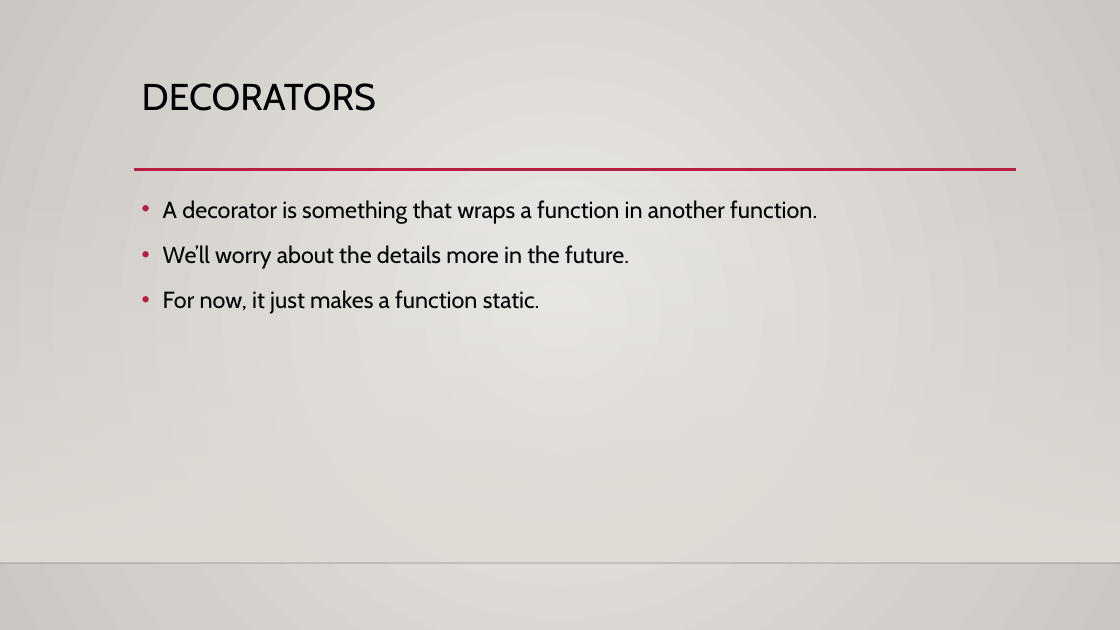
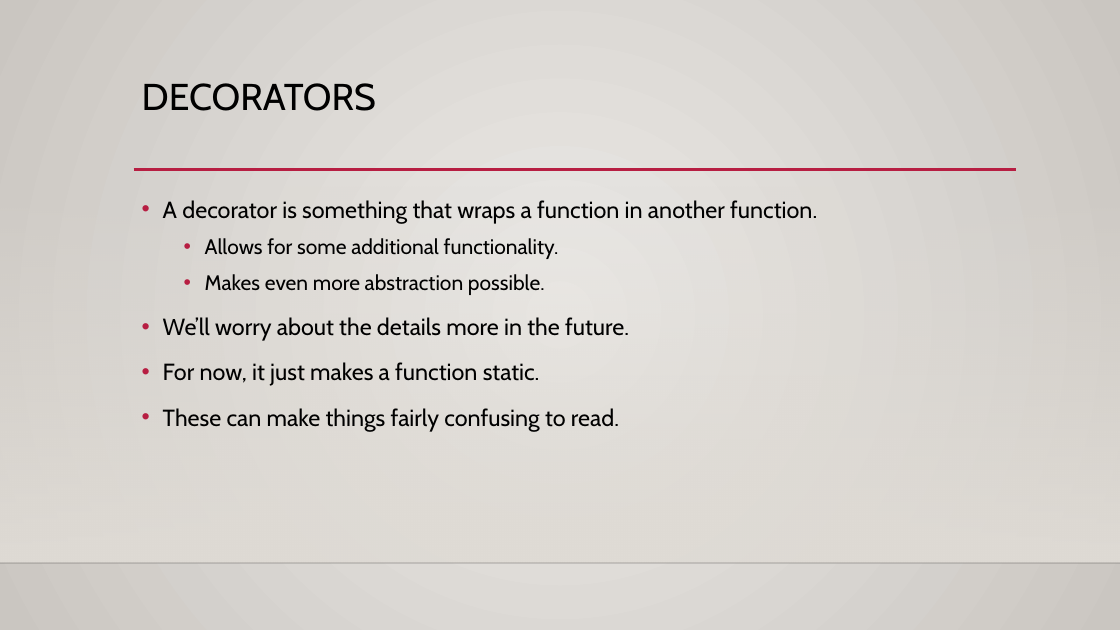
Before and after one commit to AkeemSemperDataScience/Programming_Basics_for_Machine_Learning_Students, a slide deck: slide 13 of reference_material/slides/006_classes_obj_1.pptx (slide 10 before the commit). Drawn at 1120x630 pixels with LibreOffice and Linux fonts; fonts in the diff are those of the drawing; background and template pictures are left out. Boxes give left, top, right and bottom in pixels: in the first picture for what was removed or moved away, otherwise in the second. Text is boxed around its words. In the diff, an @@ line names an element or a change of style, - is before the commit and + after.

```diff
--- a/reference_material/slides/006_classes_obj_1.pptx
+++ b/reference_material/slides/006_classes_obj_1.pptx
@@ text at [205, 238, 559, 295]: paragraphs added @@
+  • Allows for some additional functionality.
+  • Makes even more abstraction possible.
@@ text at [163, 408, 619, 432]: paragraph added @@
+• These can make things fairly confusing to read.
```
Also in this commit, not shown: 4 other slides changed, 4 slides added, 1 other file.
